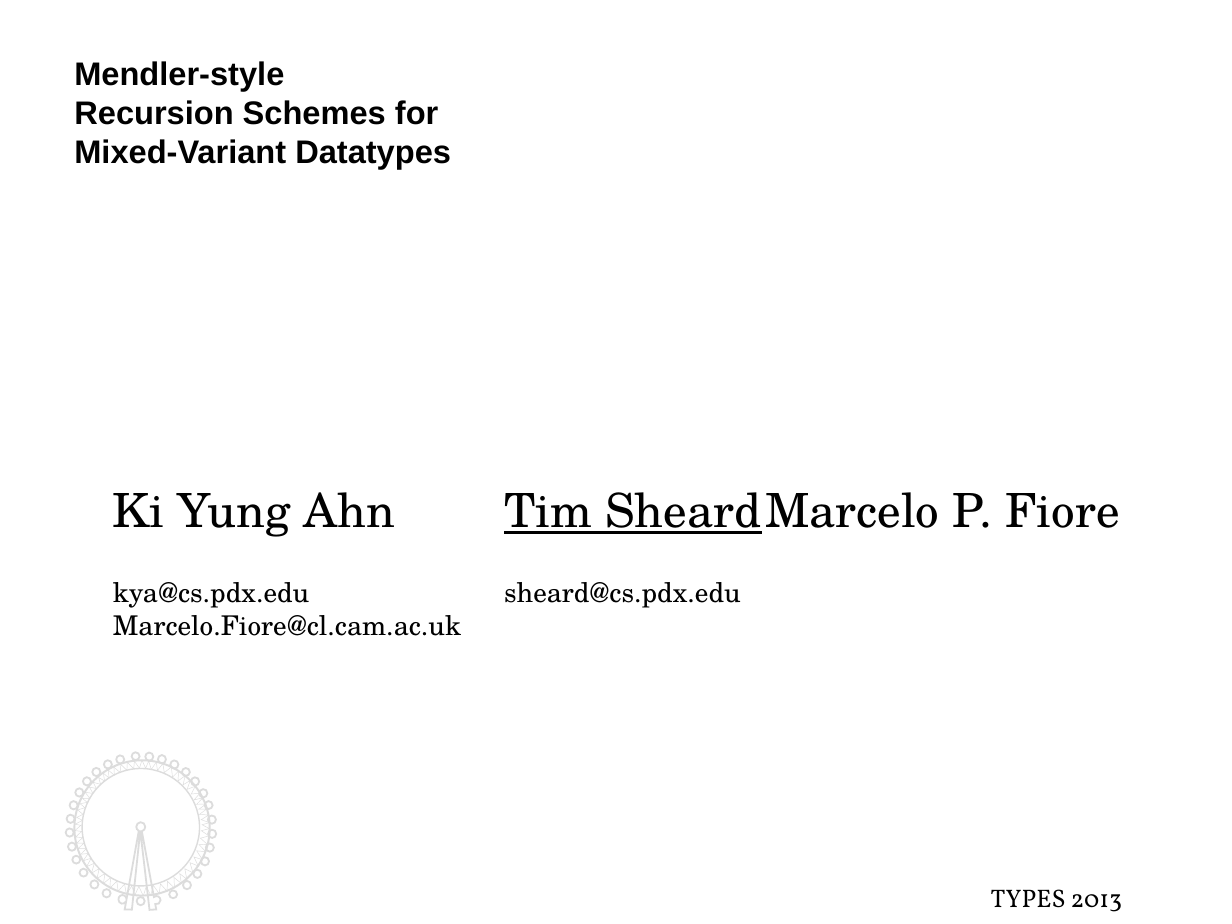
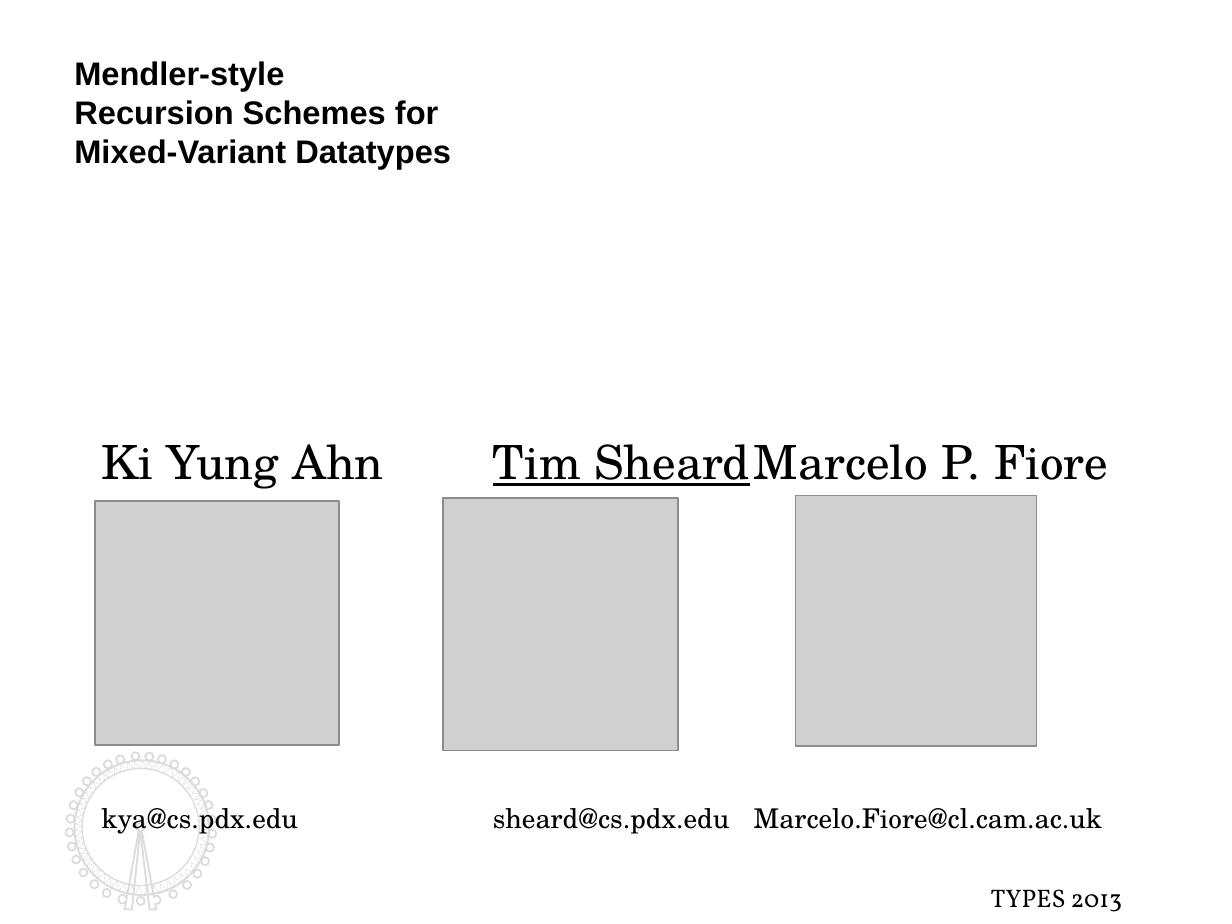
Before and after one commit to kyagrd/naxPapers, a slide deck: slide 1 of draft/TYPES13/ppt/myslide.odp. Drawn at 1232x924 pixels with LibreOffice and Linux fonts; fonts in the diff are those of the drawing; grey boxes stand for pictures. Boxes give left, top, right and bottom in pixels: in the first picture for what was removed or moved away, otherwise in the second. Text is boxed around its words. In the diff, an @@ line names an element or a change of style, - is before the commit and + after.

```diff
--- a/draft/TYPES13/ppt/myslide.odp
+++ b/draft/TYPES13/ppt/myslide.odp
@@ text "Ki Yung Ahn Tim Sheard ..." rewrapped from (113,492,1119,636) to (101,444,1108,834) @@
@@ picture added at (95,501,339,745) @@
@@ picture added at (444,499,679,750) @@
@@ picture added at (796,496,1038,747) @@
@@ outline redrawn in 3 elements at (65,753,215,911), (74,761,210,897), (74,761,209,895) @@
```
Also in this commit, not shown: 5 slides added, 1 slide removed, 5 other files.
